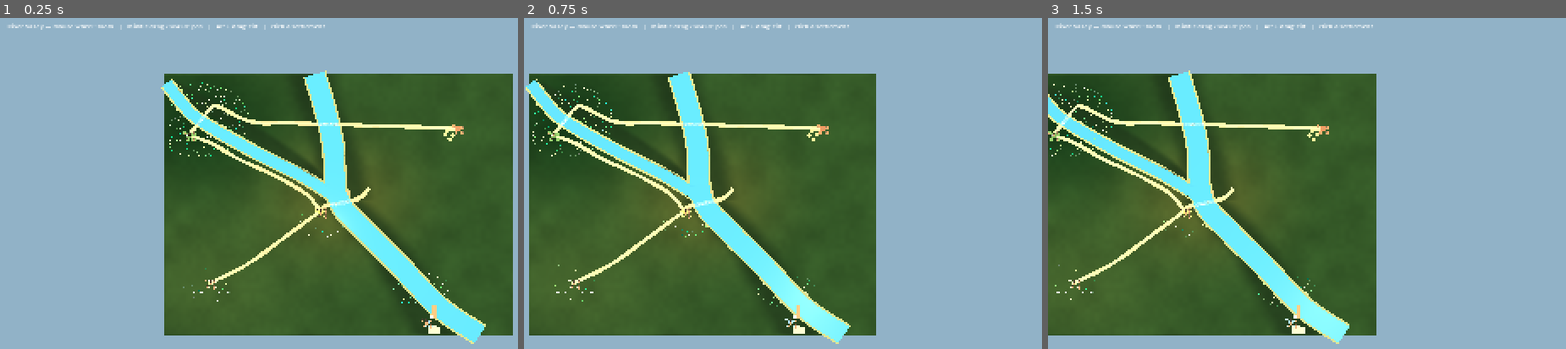
Above: before the commit, frames 1-3 (left to right).
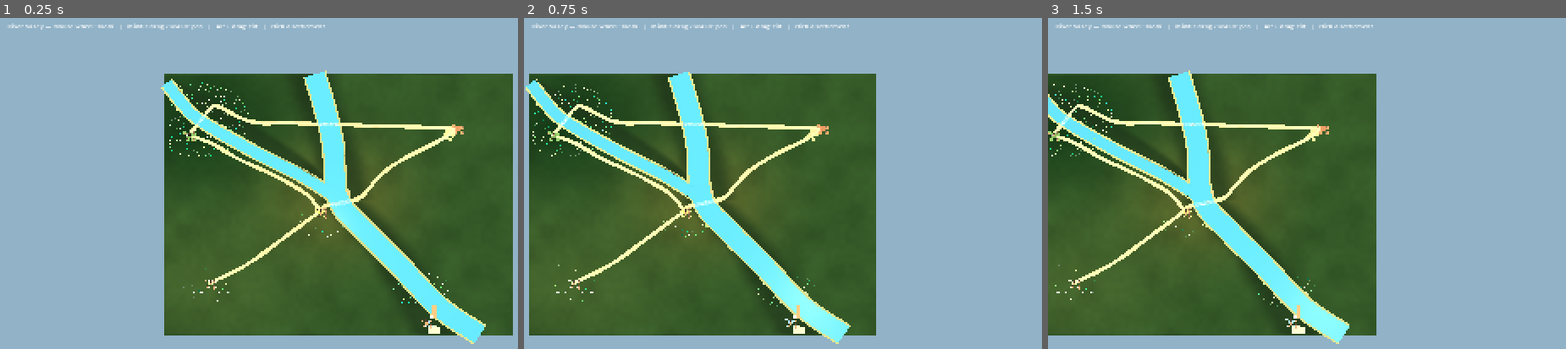
Above: after the commit, the same moments.

Repository: forsman5/sitka
Game: Godot game, scene res://scenes/valley/river_valley.tscn
Two runs of this game, one before a commit and one after it. Both use one fixed random seed, a clock stepped at 60 frames per second and the inputs below. This scene is started directly instead of the project's main scene.
Inputs (mouse positions are in pixels of both pictures, inside the frame that each line leads up to):
- Up to frame 1 (0.25 s): no input
- Up to frame 2 (0.75 s): tap Enter at 0.5 s; move the mouse to (1010, 186) at 0.52 s; hold Right (ui_right) from 0.53 s (still down); hold Alt from 0.53 s (still down); click (1010, 186) at 0.67 s
- Up to frame 3 (1.5 s): release Right (ui_right) at 1.25 s; release Alt at 1.25 s; tap Space at 1.25 s; drag from (1250, 223) to (1353, 279) at 1.27 s

The runs differ from the first frame. In frame 1, 0.2% of the frame differs, in the area x 62-88%, y 34-59%; in frame 2, 0.2%; in frame 3, 0.2%.

Commit message:
Complete Aldford to Ironbank road

Diff:
--- a/scripts/valley/harness/check_map_definition.gd
+++ b/scripts/valley/harness/check_map_definition.gd
@@ -16,6 +16,13 @@
 	var map := Layout.create_map()
 	check(map.validate_geometry().is_empty(), "Default geography: %s" % map.validate_geometry())
 	var simulation := Simulation.new(12345)
+	var ironbank_road := map.road_path("aldford_approach")
+	check(ironbank_road[0] == map.settlements[1]["site"], "Ford road does not start at Aldford")
+	check(ironbank_road[-1] == map.settlements[4]["site"], "Ford road does not reach Ironbank")
+	var moved_ironbank := Layout.create_map()
+	moved_ironbank.settlements[4]["site"] += Vector3(3, 0, 2)
+	check(moved_ironbank.road_path("aldford_approach")[-1] == moved_ironbank.settlements[4]["site"], "Ford road did not follow Ironbank")
+	check(moved_ironbank.road_path("aldford_approach")[-2] == moved_ironbank.settlements[4]["site"] + Vector3(-19, 0, 12), "Ironbank approach did not follow its site")
 	for id in map.roads:
 		var edge_id: int = map.roads[id]["simulation_edge"]
 		if edge_id == 0:
--- a/scripts/valley/river_valley_layout.gd
+++ b/scripts/valley/river_valley_layout.gd
@@ -31,7 +31,9 @@
 		"high_fell_aldford": {"simulation_edge": 1, "width": 2.1, "seed": 17, "points": [{"settlement": 2}, Vector3(-84, 0, 55), Vector3(-48, 0, 29), {"settlement": 1, "offset": Vector3(-2, 0, 0)}, {"settlement": 1}]},
 		"oakmere_aldford": {"simulation_edge": 2, "width": 2.1, "seed": 34, "points": [{"settlement": 3}, Vector3(-116, 0, -56), Vector3(-94, 0, -43), Vector3(-72, 0, -33), Vector3(-50, 0, -22), Vector3(-29, 0, -9), {"settlement": 1}]},
 		"oakmere_ironbank": {"simulation_edge": 3, "width": 2.1, "seed": 51, "points": [{"settlement": 3}, {"crossing": "oakm …(264 unchanged characters)…
-		"aldford_approach": {"simulation_edge": 0, "width": 2.4, "seed": 41, "points": [{"settlement": 1, "offset": Vector3(-2, 0, 0)}, {"crossing": "aldford", "offset": Vector3(-13, 0, 3)}, {"crossing": "aldford"}, {"crossing": "aldford", "offset": Vector3(14, 0, -3)}, Vector3(22, 0, -8), Vector3(28, 0, -15)]},
+		# The ford approach continues along the east bank to Ironbank. This is
+		# visual geography, not a replacement for the simulation's barge edge.
+		"aldford_approach": {"simulation_edge": 0, "width": 2.4, "seed": 41, "points": [{"settlement": 1}, {"crossing": "aldford", "offset": Vector3(-13, 0, 3)}, {"crossing": "aldford"}, {"crossing": "aldford", "offset": Vector3(14, 0, -3)}, Vector3(22, 0, -8), Vector3(28, 0, -15), Vector3(43, 0, -31), Vector3(65, 0, -45), {"settlement": 4, "offset": Vector3(-19, 0, 12)}, {"settlement": 4}]},
 	}
 	map.vegetation = {
 		"oakmere_woodland": {"center": {"settlement": 3, "offset": Vector3(9, 0, -14)}, "radii": Vector2(46, 34), "count": 210, "seed": 5103, "clearance": 14.0},
